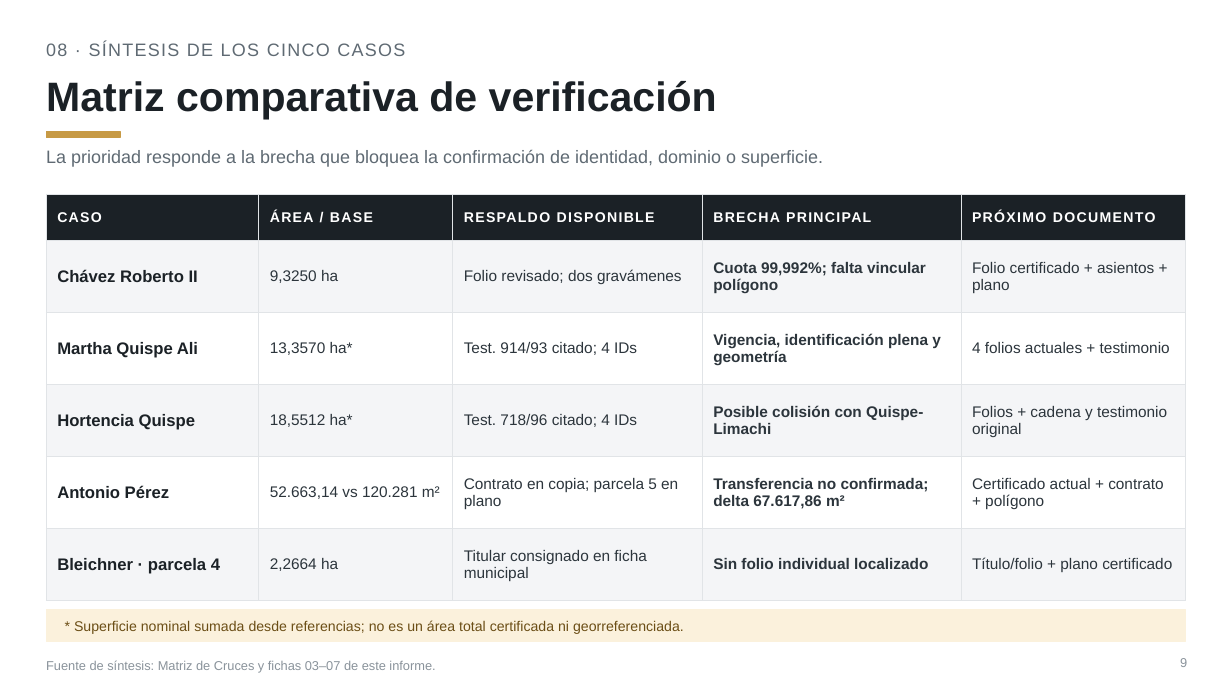
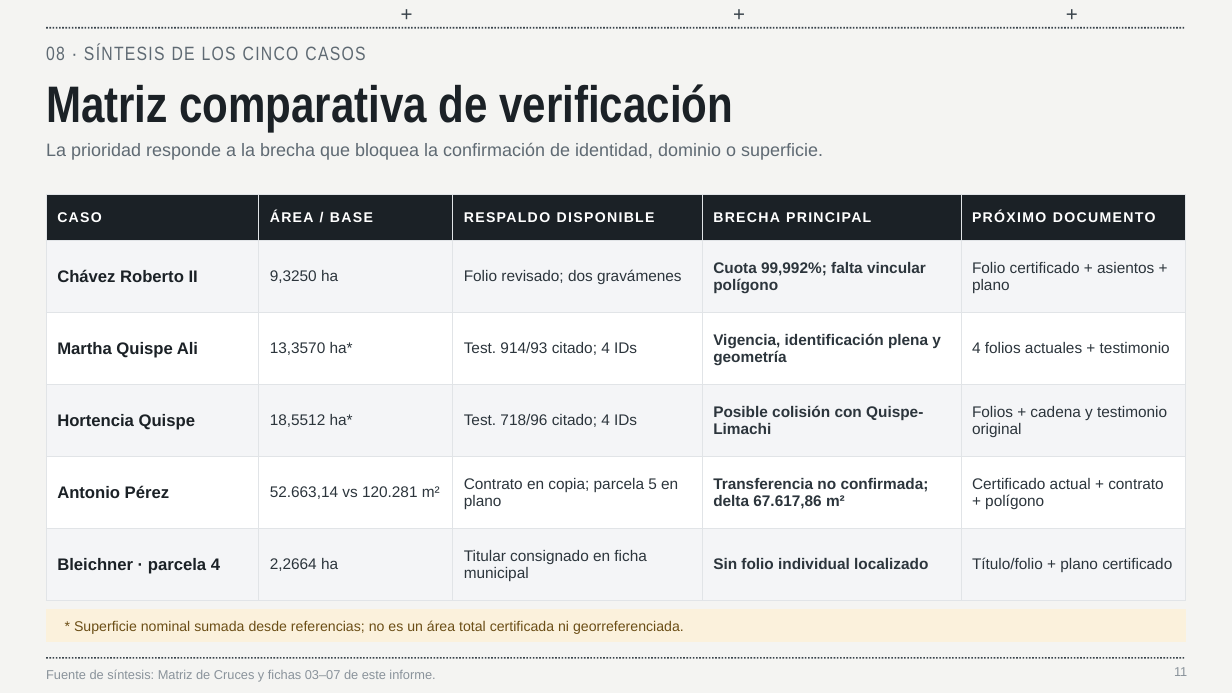
Before and after one commit to hugop1006-cpu/incerpaz-la-gran-obra, a slide deck: slide 11 of Informe_5_Casos_Patrimoniales_Viacha_2026_v2.pptx (slide 9 before the commit). Drawn at 1232x693 pixels with LibreOffice and Linux fonts; fonts in the diff are those of the drawing. Boxes give left, top, right and bottom in pixels: in the first picture for what was removed or moved away, otherwise in the second. Text is boxed around its words. In the diff, an @@ line names an element or a change of style, - is before the commit and + after.

```diff
--- a/Informe_5_Casos_Patrimoniales_Viacha_2026_v2.pptx
+++ b/Informe_5_Casos_Patrimoniales_Viacha_2026_v2.pptx
@@ background #FFFFFF to #F4F4F2 @@
@@ line added from (46, 28) to (1186, 28), #3A444C 1.25 pt dashed @@
@@ text added at bbox=[393, 0, 421, 27], 16 pt, text #3A444C @@
++
@@ text added at bbox=[726, 0, 753, 27], 16 pt, text #3A444C @@
++
@@ text added at bbox=[1058, 0, 1086, 27], 16 pt, text #3A444C @@
++
@@ text "08 · SÍNTESIS DE LOS ..." at bbox=[46, 45, 365, 60]: size 14 to 15 pt, font Arial to Arial Narrow @@
@@ text "Matriz comparativa de verificación" at bbox=[46, 84, 733, 132]: size 32 to 40 pt, font Arial to Arial Narrow @@
@@ text "La prioridad responde a la ...": place and size @@
-text "La prioridad responde a la ..." at bbox=[46, 150, 823, 167]
+text "La prioridad responde a la ..." at bbox=[46, 143, 823, 160]
@@ rectangle removed at bbox=[46, 131, 120, 138] @@
@@ line added from (46, 658) to (1186, 658), #3A444C 1.25 pt dashed @@
@@ page number removed at bbox=[1180, 658, 1187, 667] @@
-9
@@ text "Fuente de síntesis: Matriz de ...": place and size @@
-text "Fuente de síntesis: Matriz de ..." at bbox=[46, 660, 435, 673]
+text "Fuente de síntesis: Matriz de ..." at bbox=[46, 669, 435, 682]
@@ page number added at bbox=[1174, 667, 1187, 676], 10 pt, text #8A939B @@
+11
```
Also in this commit, not shown: 13 other slides changed, 4 slides added.
